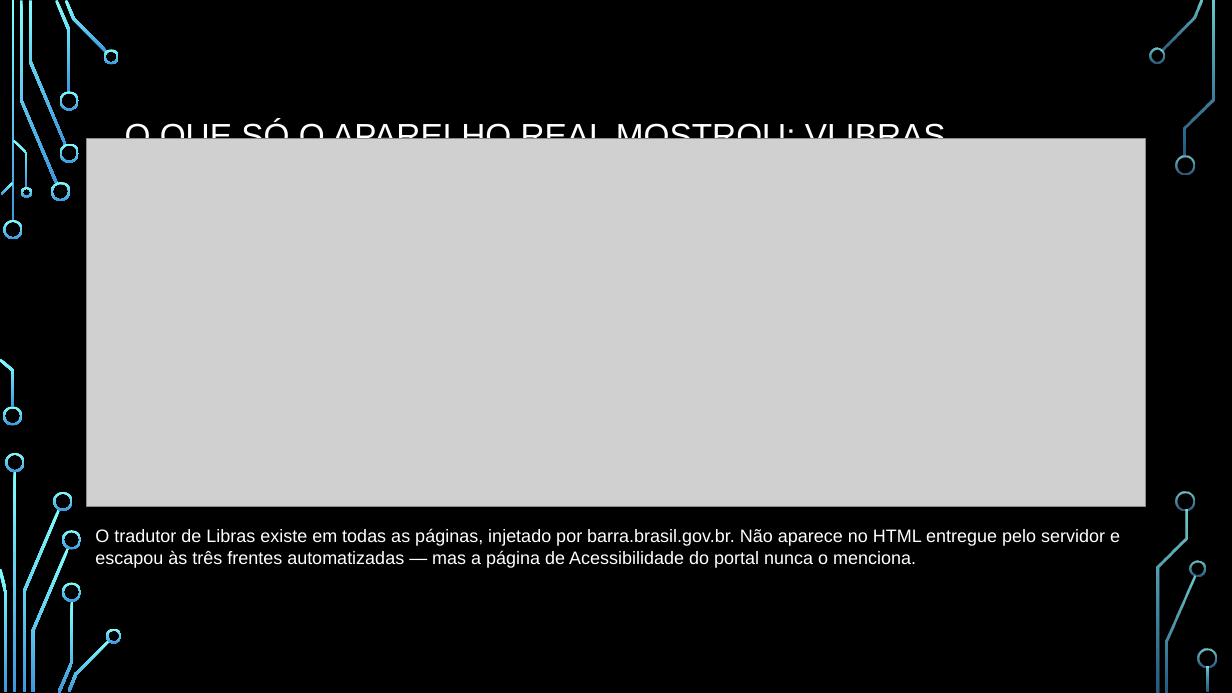
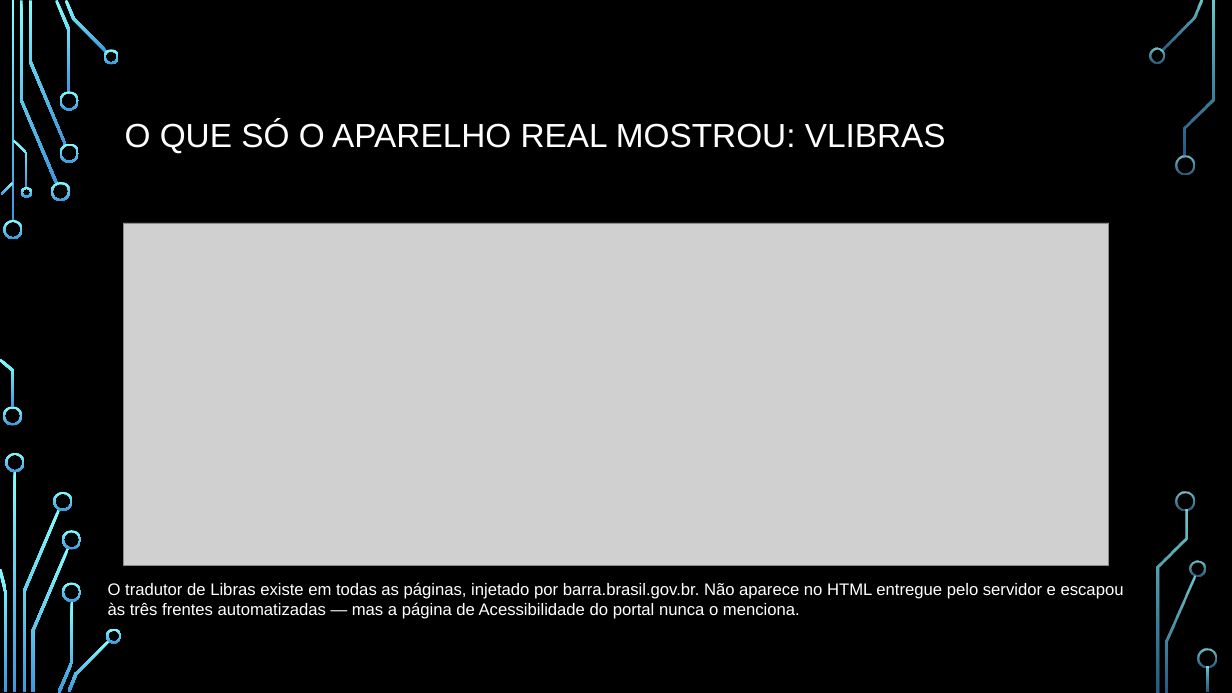
Before and after one commit to guilhermedopp/atividades, a slide deck: slide 14 of apresentacao/APRESENTACAO_AVALIACAO_ACESSIBILIDADE.pptx. Drawn at 1232x693 pixels with LibreOffice and Linux fonts; fonts in the diff are those of the drawing; grey boxes stand for pictures; background and template pictures are left out. Boxes give left, top, right and bottom in pixels: in the first picture for what was removed or moved away, otherwise in the second. Text is boxed around its words. In the diff, an @@ line names an element or a change of style, - is before the commit and + after.

```diff
--- a/apresentacao/APRESENTACAO_AVALIACAO_ACESSIBILIDADE.pptx
+++ b/apresentacao/APRESENTACAO_AVALIACAO_ACESSIBILIDADE.pptx
@@ picture: place and size @@
-picture at box(86, 139, 1146, 506)
+picture at box(123, 223, 1109, 565)
@@ text "O tradutor de Libras existe ...": place and size @@
-text "O tradutor de Libras existe ..." at box(95, 529, 1120, 568)
+text "O tradutor de Libras existe ..." at box(108, 582, 1124, 619)
@@ text "O tradutor de Libras existe ..." at box(108, 582, 1124, 619): size 14 to 13 pt @@
```
Also in this commit, not shown: 3 other slides changed, 6 other files.
